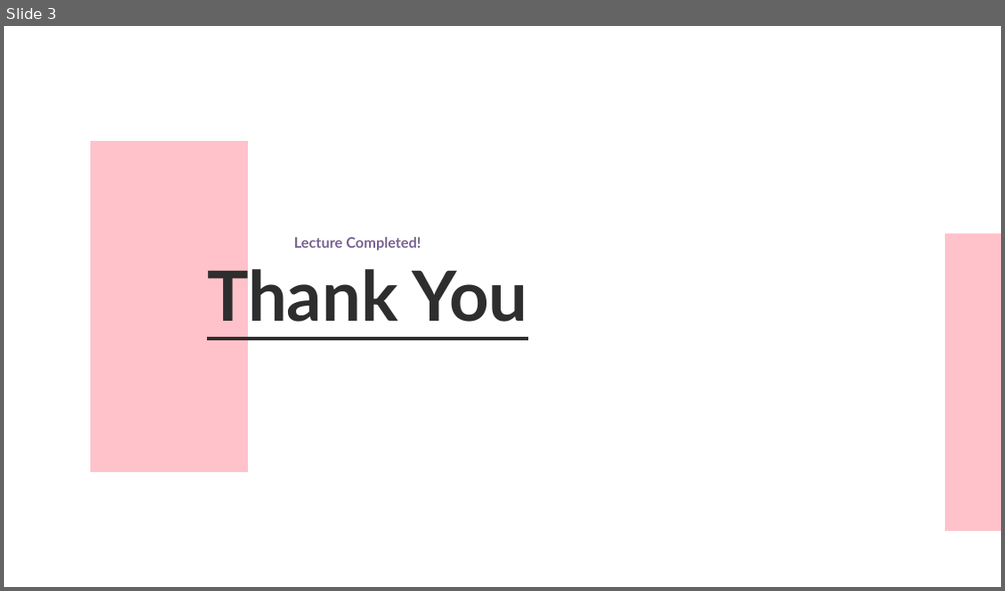
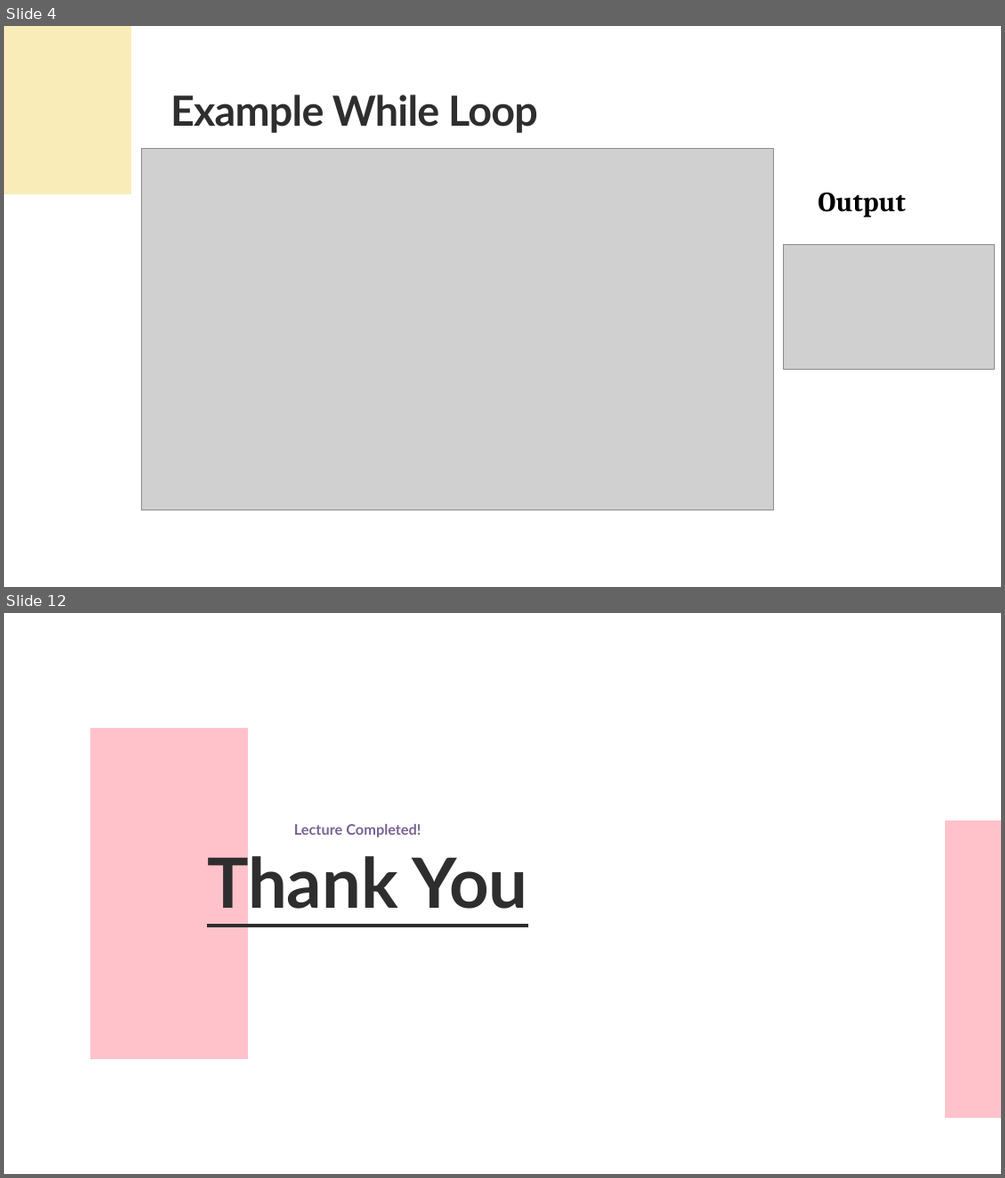
Before and after one commit to UKhayam/Programming-Fundamentals, a slide deck: PF-Lecture-05.pptx. Shown one above the other, each under a label of ours: slide 3 before the commit, slides 4 and 12 after it; the slides between them are not shown. The pictures are 1005x591 and 1005x1178 pixels, drawn with LibreOffice and Linux fonts; fonts in the diff are those of the drawing; grey boxes stand for pictures. Boxes give left, top, right and bottom in pixels: in the first picture for what was removed or moved away, otherwise in the second. Text is boxed around its words. In the diff, an @@ line names an element or a change of style, - is before the commit and + after.

```diff
--- a/PF-Lecture-05.pptx
+++ b/PF-Lecture-05.pptx
@@ slide 4 added at bbox=[4, 26, 1001, 587], background #FFFFFF @@
@@ freeform shape added at bbox=[4, 26, 131, 194], fill #F9ECB8 @@
@@ text added at bbox=[170, 95, 538, 133], 60 pt, text #2E2E2E, bold @@
+Example While Loop
@@ picture added at bbox=[141, 149, 774, 510] @@
@@ text added at bbox=[817, 192, 905, 217], 40 pt, text #000000, bold @@
+Output
@@ picture added at bbox=[783, 244, 994, 369] @@
@@ what was slide 3 is now slide 12 @@
```
Also in this commit, not shown: 1 slide changed, 9 other slides added, 1 slide removed, 4 other files.
